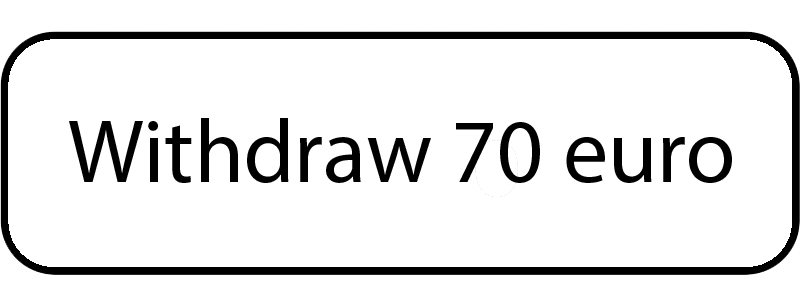
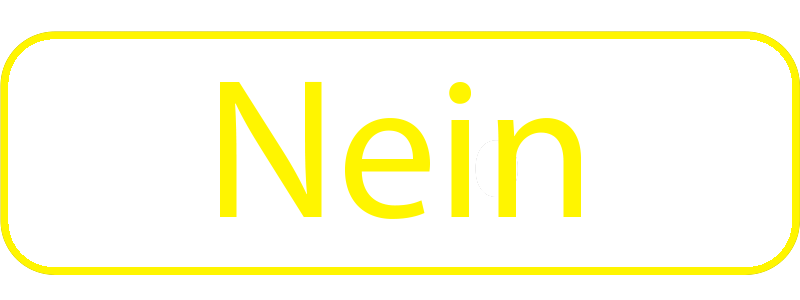
Layered file, before and after one edit (800 x 300). Changes by layer:
painted on "Help" over [69,81,732,219]
painted on "Layer 2" over [0,31,800,275]
